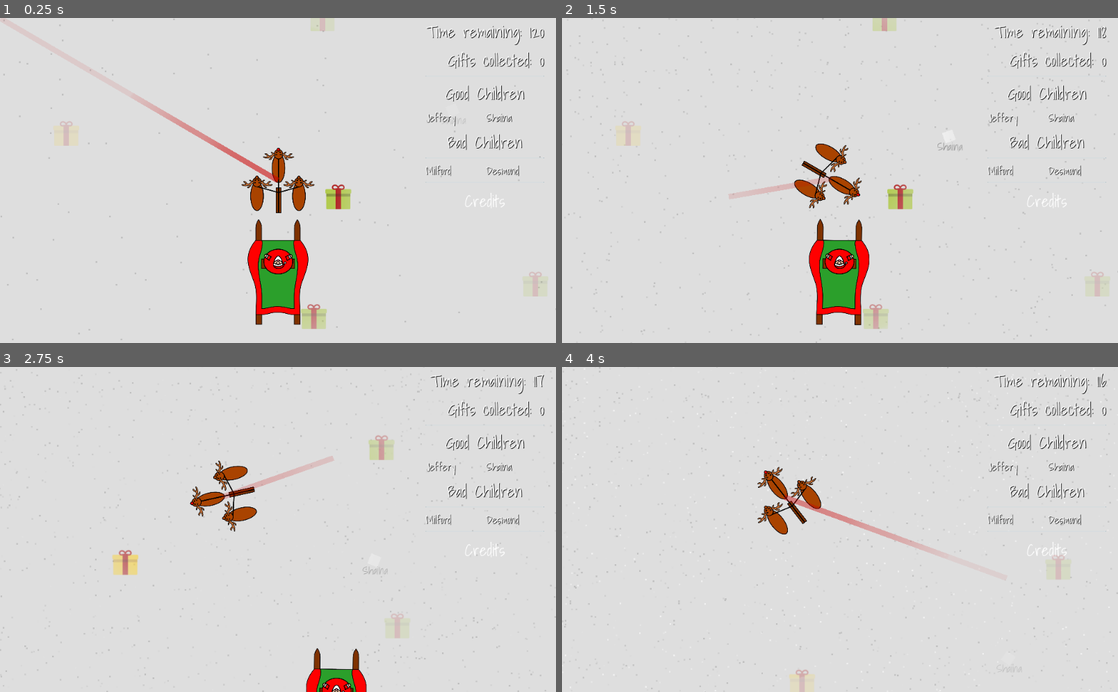
Above: before the commit, frames 1-4 (two rows, left to right).
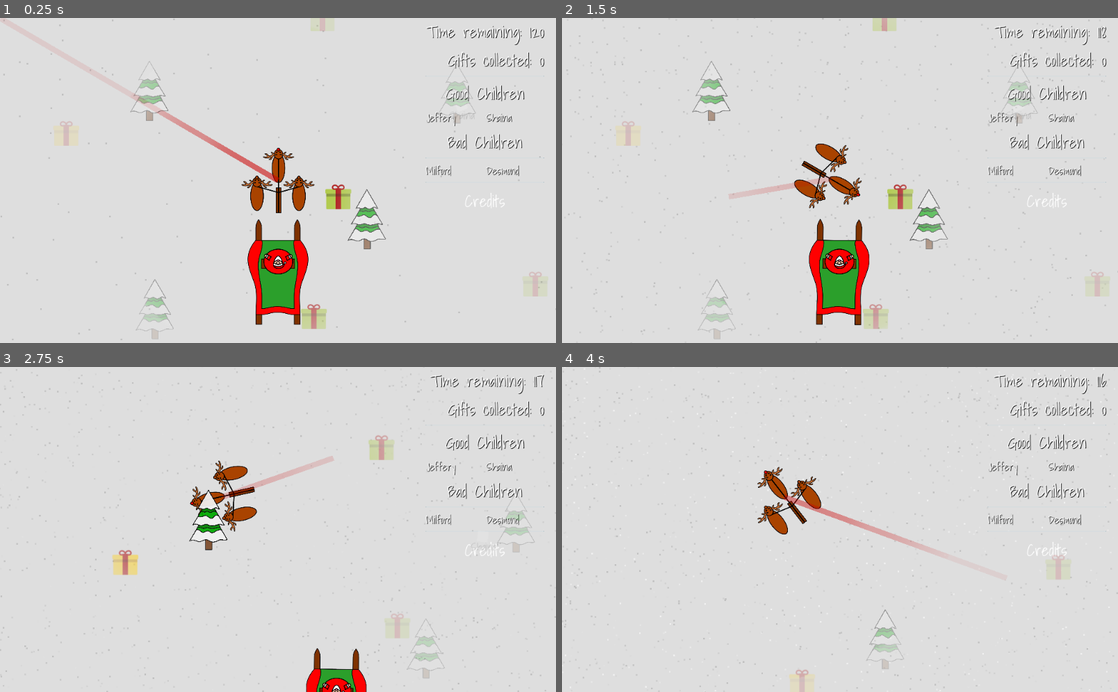
Above: after the commit, the same moments.

Repository: GameDrivenDesign/SebastHolyWandarousChristmasGame
Game: Godot game, scene res://scenes/world/world.tscn
The game is run twice, just before and just after one commit, with the same random seed, the same clock (stepped at 60 frames per second) and the same inputs.
Inputs (mouse positions are in pixels of both pictures, inside the frame that each line leads up to):
- Up to frame 1 (0.25 s): no input
- Up to frame 2 (1.5 s): move the mouse to (962, 164) at 0.52 s; hold Right (right) 0.53-1.28 s; hold Right mouse button (coal_projectile) 0.53-1.28 s; move the mouse to (728, 196) at 1.27 s; hold Down (down) from 1.28 s (still down); tap Ctrl (coal_projectile_full_auto_modifier) at 1.35 s
- Up to frame 3 (2.75 s): move the mouse to (333, 458) at 2.02 s; release Down (down) at 2.03 s; hold Right (right) from 2.03 s (still down); click (333, 458) at 2.1 s
- Up to frame 4 (4 s): move the mouse to (812, 594) at 2.77 s; release Right (right) at 2.78 s; hold Up (up) 2.78-3.53 s; right-click (812, 594) at 2.85 s; move the mouse to (1006, 578) at 3.52 s; hold Left (left) from 3.53 s (still down); hold Ctrl (coal_projectile_full_auto_modifier) from 3.53 s (still down)

The runs differ from the first frame. In frame 1, 1.0% of the frame differs, in the area x 23-86%, y 13-99%; in frame 2, 1.1%; in frame 3, 0.9%; in frame 4, 0.3%.

Commit message:
added some trees

Diff:
--- /dev/null
+++ b/scenes/tree/snow_covered_tree.svg
@@ -0,0 +1,141 @@
+<?xml version="1.0" encoding="UTF-8" standalone="no"?>
+<!-- Created with Inkscape (http://www.inkscape.org/) -->
+
+<svg
+   xmlns:dc="http://purl.org/dc/elements/1.1/"
+   xmlns:cc="http://creativecommons.org/ns#"
+   xmlns:rdf="http://www.w3.org/1999/02/22-rdf-syntax-ns#"
+   xmlns:svg="http://www.w3.org/2000/svg"
+   xmlns="http://www.w3.org/2000/svg"
+   xmlns:sodipodi="http://sodipodi.sourceforge.net/DTD/sodipodi-0.dtd"
+   xmlns:inkscape="http://www.inkscape.org/namespaces/inkscape"
+   width="210mm"
+   height="297mm"
+   viewBox="0 0 210 297"
+   version="1.1"
+   id="svg2280"
+   inkscape:version="0.92.3 (2405546, 2018-03-11)"
+   sodipodi:docname="snow_covered_tree.svg">
+  <defs
+     id="defs2274" />
+  <sodipodi:namedview
+     id="base"
+     pagecolor="#ffffff"
+     bordercolor="#666666"
+     borderopacity="1.0"
+     inkscape:pageopacity="0.0"
+     inkscape:pageshadow="2"
+     inkscape:zoom="0.49497475"
+     inkscape:cx="-365.19898"
+     inkscape:cy="664.83982"
+     inkscape:document-units="mm"
+     inkscape:current-layer="layer1"
+     showgrid="false"
+     inkscape:window-width="1920"
+     inkscape:window-height="1046"
+     inkscape:window-x="-11"
+     inkscape:window-y="-11"
+     inkscape:window-maximized="1" />
+  <metadata
+     id="metadata2277">
+    <rdf:RDF>
+      <cc:Work
+         rdf:about="">
+        <dc:format>image/svg+xml</dc:format>
+        <dc:type
+           rdf:resource="http://purl.org/dc/dcmitype/StillImage" />
+        <dc:title></dc:title>
+      </cc:Work>
+    </rdf:RDF>
+  </metadata>
+  <g
+     inkscape:label="Ebene 1"
+     inkscape:groupmode="layer"
+     id="layer1">
+    <g
+       id="g3524"
+       transform="matrix(3.3157271,0,0,3.3157271,-253.00446,-443.55183)">
+      <rect
+         y="202.22429"
+         x="103.93921"
+         height="20.236118"
+         width="9.4117022"
+         id="rect2825"
+         style="fill:#784421;fill-opacity:1;stroke:#000000;stroke-width:0.94273067;stroke-linecap:round;stroke-linejoin:bevel;stroke-miterlimit:4;stroke-dasharray:none;stroke-opacity:1" />
+      <path
+         inkscape:transform-center-y="-7.7508185"
+         inkscape:transform-center-x="-0.036150398"
+         d="m 135.77292,207.73198 -26.95807,0.0626 -26.958067,0.0626 13.424808,-23.37768 13.424809,-23.37768 13.53326,23.31506 z"
+         inkscape:randomized="0"
+         inkscape:rounded="0"
+         inkscape:flatsided="false"
+         sodipodi:arg2="1.5684736"
+         sodipodi:arg1="0.52127604"
+         sodipodi:r2="15.564291"
+         sodipodi:r1="31.128582"
+         sodipodi:cy="192.23035"
+         sodipodi:cx="108.7787"
+         sodipodi:sides="3"
+         id="path2827"
+         style="fill:#00aa00;fill-opacity:1;stroke:#000000;stroke-width:1;stroke-linecap:round;stroke-linejoin:bevel;stroke-miterlimit:4;stroke-dasharray:none;stroke-opacity:1"
+         sodipodi:type="star" />
+      <path
+         inkscape:transform-center-y="-6.3390752"
+         inkscape:transform-center-x="-0.029569043"
+         d="m 130.38162,184.90322 -22.0479,0.0512 -22.047904,0.0512 10.979601,-19.11965 10.979603,-19.11965 11.0683,19.06844 z"
+         inkscape:randomized="0"
+         inkscape:rounded="0"
+         inkscape:flatsided="false"
+         sodipodi:arg2="1.5684736"
+         sodipodi:arg1="0.52127604"
+         sodipodi:r2="12.729399"
+         sodipodi:r1="25.458796"
+         sodipodi:cy="172.22507"
+         sodipodi:cx="108.30415"
+         sodipodi:sides="3"
+         id="path2827-2"
+         style="fill:#00aa00;fill-opacity:1;stroke:#000000;stroke-width:1;stroke-linecap:round;stroke-linejoin:bevel;stroke-miterlimit:4;stroke-dasharray:none;stroke-opacity:1"
+         sodipodi:type="star" />
+      <path
+         sodipodi:nodetypes="cccsccc"
+         inkscape:connector-curvature="0"
+         id="path2827-2-1-8-5"
+         d="m 120.09631,167.05019 c -2.55943,-0.27451 -1.99452,-1.48132 -4.40857,-1.36805 -1.29812,0.0655 -3.30804,3.34357 -7.29861,1.3139 -2.2127,-2.01219 -3.70752,0.0275 -5.14725,0.31154 -1.74338,0.34393 -3.738886,-2.00059 -6.449977,-0.36518 l 11.506387,-20.17606 z"
+         inkscape:transform-center-y="-4.8031754"
+         inkscape:transform-center-x="-0.022389822"
+         style="fill:#008000;fill-opacity:1;stroke:#000000;stroke-width:1;stroke-linecap:round;stroke-linejoin:round;stroke-miterlimit:4;stroke-dasharray:none;stroke-opacity:1" />
+      <path
+         sodipodi:nodetypes="cccsccc"
+         inkscape:connector-curvature="0"
+         id="path2827-2-1-8"
+         d="m 124.33909,162.71829 c -3.49451,-0.3748 -2.72321,-2.02252 -6.01922,-1.86786 -1.77238,0.0894 -4.51661,4.56512 -9.96511,1.79392 -3.02109,-2.74732 -5.06203,0.0375 -7.02775,0.42535 -2.38032,0.4696 -5.104868,-2.73148 -8.806443,-0.49858 l 15.710173,-27.54725 z"
+         inkscape:transform-center-y="-6.5579845"
+         inkscape:transform-center-x="-0.030573824"
+         style="fill:#f2f2f2;fill-opacity:1;stroke:#000000;stroke-width:1;stroke-linecap:round;stroke-linejoin:round;stroke-miterlimit:4;stroke-dasharray:none;stroke-opacity:1" />
+      <path
+         sodipodi:nodetypes="cscsccsscc"
+         inkscape:connector-curvature="0"
+         id="path2827-2-1-8-6-8"
+         d="m 125.94291,190.56217 c -1.91464,-0.98262 -2.87312,-0.57629 -4.65947,-0.40428 -2.01189,0.19372 -6.63623,2.57554 -11.68491,0.60573 -3.42948,-1.77333 -5.74631,0.22788 -7.97777,0.48286 -2.736356,0.31267 -5.794942,-3.10074 -9.996889,-0.56599 l 6.191496,-10.13554 c 1.197763,1.59631 4.615613,0.9839 6.922133,-0.52373 2.97363,-1.94368 6.93478,5.55241 10.01497,2.32829 1.79822,-1.88227 3.81829,-4.75485 6.98679,-1.25481 z"
+         inkscape:transform-center-y="-7.4444869"
+         inkscape:transform-center-x="-0.034708226"
+         style="fill:#008000;fill-opacity:1;stroke:#000000;stroke-width:1;stroke-linecap:round;stroke-linejoin:round;stroke-miterlimit:4;stroke-dasharray:none;stroke-opacity:1" />
+      <path
+         sodipodi:nodetypes="cscsccsscc"
+         inkscape:connector-curvature="0"
+         id="path2827-2-1-8-6"
+         d="m 131.52023,186.38299 c -5.52357,-0.0255 -1.84308,-1.1592 -8.2724,-0.88314 -2.58582,0.11103 -8.49787,3.29805 -14.96283,0.77566 -4.39153,-2.27081 -7.35829,0.29179 -10.215719,0.6183 -3.503981,0.4004 -7.420586,-3.97056 -12.801284,-0.72476 l 7.928363,-12.97879 c 1.533774,2.0441 5.910412,1.25988 8.86397,-0.67068 3.80782,-2.48892 8.88016,7.11002 12.82441,2.98144 2.30268,-2.41029 4.88942,-6.0887 8.94677,-1.60682 z"
+         inkscape:transform-center-y="-9.5328538"
+         inkscape:transform-center-x="-0.044441217"
+         style="fill:#f2f2f2;fill-opacity:1;stroke:#000000;stroke-width:1;stroke-linecap:round;stroke-linejoin:round;stroke-miterlimit:4;stroke-dasharray:none;stroke-opacity:1" />
+      <path
+         sodipodi:nodetypes="cccsccssscc"
+         inkscape:connector-curvature="0"
+         id="path2827-2-1-8-6-2"
+         d="m 135.77292,207.73198 c -4.25378,1.26642 -7.03222,-0.22458 -11.05845,0.30364 -3.41318,1.48079 -9.66092,6.30691 -16.66412,0.63425 -5.19592,-2.68675 -9.084081,1.76265 -12.464899,2.14897 -4.1458,0.47374 -8.779803,-4.69785 -15.146079,-0.85752 l 10.042052,-16.67901 c 4.18274,-2.12493 7.799512,5.3321 10.771046,3.83669 1.65522,-0.83298 3.91566,-1.83425 5.50426,-1.9992 3.61027,-0.37487 4.5076,3.89663 8.72424,2.21946 3.36251,-1.33744 7.78229,-5.7063 12.32478,-3.24188 z"
+         inkscape:transform-center-y="-11.278973"
+         inkscape:transform-center-x="-0.052582486"
+         style="fill:#f2f2f2;fill-opacity:1;stroke:#000000;stroke-width:1;stroke-linecap:round;stroke-linejoin:round;stroke-miterlimit:4;stroke-dasharray:none;stroke-opacity:1" />
+    </g>
+  </g>
+</svg>
--- /dev/null
+++ b/scenes/tree/tree.tscn
@@ -0,0 +1,31 @@
+[gd_scene load_steps=3 format=2]
+
+[ext_resource path="res://scenes/tree/snow_covered_tree.svg" type="Texture" id=1]
+
+[sub_resource type="RectangleShape2D" id=1]
+
+custom_solver_bias = 0.0
+extents = Vector2( 10, 6.64359 )
+
+[node name="StaticBody2D" type="StaticBody2D"]
+
+input_pickable = false
+collision_layer = 1
+collision_mask = 1
+constant_linear_velocity = Vector2( 0, 0 )
+constant_angular_velocity = 0.0
+friction = 1.0
+bounce = 0.0
+
+[node name="Sprite" type="Sprite" parent="." index="0"]
+
+scale = Vector2( 0.1, 0.1 )
+texture = ExtResource( 1 )
+_sections_unfolded = [ "Animation", "Offset", "Region", "Transform", "Visibility" ]
+
+[node name="CollisionShape2D" type="CollisionShape2D" parent="." index="1"]
+
+position = Vector2( 0.469102, 45.3683 )
+scale = Vector2( 0.982386, 1.56913 )
+shape = SubResource( 1 )
+_sections_unfolded = [ "Transform", "Visibility" ]
--- a/scenes/world/snow_covered_tree.svg
+++ /dev/null
@@ -1,137 +0,0 @@
-<?xml version="1.0" encoding="UTF-8" standalone="no"?>
-<!-- Created with Inkscape (http://www.inkscape.org/) -->
-
-<svg
-   xmlns:dc="http://purl.org/dc/elements/1.1/"
-   xmlns:cc="http://creativecommons.org/ns#"
-   xmlns:rdf="http://www.w3.org/1999/02/22-rdf-syntax-ns#"
-   xmlns:svg="http://www.w3.org/2000/svg"
-   xmlns="http://www.w3.org/2000/svg"
-   xmlns:sodipodi="http://sodipodi.sourceforge.net/DTD/sodipodi-0.dtd"
-   xmlns:inkscape="http://www.inkscape.org/namespaces/inkscape"
-   width="210mm"
-   height="297mm"
-   viewBox="0 0 210 297"
-   version="1.1"
-   id="svg2280"
-   inkscape:version="0.92.3 (2405546, 2018-03-11)"
-   sodipodi:docname="snow_covered_tree.svg">
-  <defs
-     id="defs2274" />
-  <sodipodi:namedview
-     id="base"
-     pagecolor="#ffffff"
-     bordercolor="#666666"
-     borderopacity="1.0"
-     inkscape:pageopacity="0.0"
-     inkscape:pageshadow="2"
-     inkscape:zoom="1.979899"
-     inkscape:cx="352.8857"
-     inkscape:cy="451.34776"
-     inkscape:document-units="mm"
-     inkscape:current-layer="layer1"
-     showgrid="false"
-     inkscape:window-width="1920"
-     inkscape:window-height="1046"
-     inkscape:window-x="-11"
-     inkscape:window-y="-11"
-     inkscape:window-maximized="1" />
-  <metadata
-     id="metadata2277">
-    <rdf:RDF>
-      <cc:Work
-         rdf:about="">
-        <dc:format>image/svg+xml</dc:format>
-        <dc:type
-           rdf:resource="http://purl.org/dc/dcmitype/StillImage" />
-        <dc:title></dc:title>
-      </cc:Work>
-    </rdf:RDF>
-  </metadata>
-  <g
-     inkscape:label="Ebene 1"
-     inkscape:groupmode="layer"
-     id="layer1">
-    <rect
-       style="fill:#784421;fill-opacity:1;stroke:#000000;stroke-width:0.94273067;stroke-linecap:round;stroke-linejoin:bevel;stroke-miterlimit:4;stroke-dasharray:none;stroke-opacity:1"
-       id="rect2825"
-       width="9.4117022"
-       height="20.236118"
-       x="103.93921"
-       y="202.22429" />
-    <path
-       sodipodi:type="star"
-       style="fill:#00aa00;fill-opacity:1;stroke:#000000;stroke-width:1;stroke-linecap:round;stroke-linejoin:bevel;stroke-miterlimit:4;stroke-dasharray:none;stroke-opacity:1"
-       id="path2827"
-       sodipodi:sides="3"
-       sodipodi:cx="108.7787"
-       sodipodi:cy="192.23034"
-       sodipodi:r1="31.128582"
-       sodipodi:r2="15.564291"
-       sodipodi:arg1="0.52127604"
-       sodipodi:arg2="1.5684736"
-       inkscape:flatsided="false"
-       inkscape:rounded="0"
-       inkscape:randomized="0"
-       d="m 135.77292,207.73198 -26.95807,0.0626 -26.958067,0.0626 13.424808,-23.37768 13.424809,-23.37768 13.53326,23.31506 z"
-       inkscape:transform-center-x="-0.036150398"
-       inkscape:transform-center-y="-7.7508185" />
-    <path
-       sodipodi:type="star"
-       style="fill:#00aa00;fill-opacity:1;stroke:#000000;stroke-width:1;stroke-linecap:round;stroke-linejoin:bevel;stroke-miterlimit:4;stroke-dasharray:none;stroke-opacity:1"
-       id="path2827-2"
-       sodipodi:sides="3"
-       sodipodi:cx="108.30415"
-       sodipodi:cy="172.22507"
-       sodipodi:r1="25.458796"
-       sodipodi:r2="12.729399"
-       sodipodi:arg1="0.52127604"
-       sodipodi:arg2="1.5684736"
-       inkscape:flatsided="false"
-       inkscape:rounded="0"
-       inkscape:randomized="0"
-       d="m 130.38162,184.90322 -22.0479,0.0512 -22.047904,0.0512 10.979601,-19.11965 10.979603,-19.11965 11.0683,19.06844 z"
-       inkscape:transform-center-x="-0.029569043"
-       inkscape:transform-center-y="-6.3390752" />
-    <path
-       style="fill:#008000;fill-opacity:1;stroke:#000000;stroke-width:1;stroke-linecap:round;stroke-linejoin:round;stroke-miterlimit:4;stroke-dasharray:none;stroke-opacity:1"
-       inkscape:transform-center-x="-0.022389822"
-       inkscape:transform-center-y="-4.8031754"
-       d="m 120.09631,167.05019 c -2.55943,-0.27451 -1.99452,-1.48132 -4.40857,-1.36805 -1.29812,0.0655 -3.30804,3.34357 -7.29861,1.3139 -2.2127,-2.01219 -3.70752,0.0275 -5.14725,0.31154 -1.74338,0.34393 -3.738886,-2.00059 -6.449977,-0.36518 l 11.506387,-20.17606 z"
-       id="path2827-2-1-8-5"
-       inkscape:connector-curvature="0"
-       sodipodi:nodetypes="cccsccc" />
-    <path
-       style="fill:#f2f2f2;fill-opacity:1;stroke:#000000;stroke-width:1;stroke-linecap:round;stroke-linejoin:round;stroke-miterlimit:4;stroke-dasharray:none;stroke-opacity:1"
-       inkscape:transform-center-x="-0.030573824"
-       inkscape:transform-center-y="-6.5579845"
-       d="m 124.33909,162.71829 c -3.49451,-0.3748 -2.72321,-2.02252 -6.01922,-1.86786 -1.77238,0.0894 -4.51661,4.56512 -9.96511,1.79392 -3.02109,-2.74732 -5.06203,0.0375 -7.02775,0.42535 -2.38032,0.4696 -5.104868,-2.73148 -8.806443,-0.49858 l 15.710173,-27.54725 z"
-       id="path2827-2-1-8"
-       inkscape:connector-curvature="0"
-       sodipodi:nodetypes="cccsccc" />
-    <path
-       style="fill:#008000;fill-opacity:1;stroke:#000000;stroke-width:1;stroke-linecap:round;stroke-linejoin:round;stroke-miterlimit:4;stroke-dasharray:none;stroke-opacity:1"
-       inkscape:transform-center-x="-0.034708226"
-       inkscape:transform-center-y="-7.4444869"
-       d="m 125.94291,190.56217 c -1.91464,-0.98262 -2.87312,-0.57629 -4.65947,-0.40428 -2.01189,0.19372 -6.63623,2.57554 -11.68491,0.60573 -3.42948,-1.77333 -5.74631,0.22788 -7.97777,0.48286 -2.736356,0.31267 -5.794942,-3.10074 -9.996889,-0.56599 l 6.191496,-10.13554 c 1.197763,1.59631 4.615613,0.9839 6.922133,-0.52373 2.97363,-1.94368 6.93478,5.55241 10.01497,2.32829 1.79822,-1.88227 3.81829,-4.75485 6.98679,-1.25481 z"
-       id="path2827-2-1-8-6-8"
-       inkscape:connector-curvature="0"
-       sodipodi:nodetypes="cscsccsscc" />
-    <path
-       style="fill:#f2f2f2;fill-opacity:1;stroke:#000000;stroke-width:1;stroke-linecap:round;stroke-linejoin:round;stroke-miterlimit:4;stroke-dasharray:none;stroke-opacity:1"
-       inkscape:transform-center-x="-0.044441217"
-       inkscape:transform-center-y="-9.5328538"
-       d="m 131.52023,186.38299 c -5.52357,-0.0255 -1.84308,-1.1592 -8.2724,-0.88314 -2.58582,0.11103 -8.49787,3.29805 -14.96283,0.77566 -4.39153,-2.27081 -7.35829,0.29179 -10.215719,0.6183 -3.503981,0.4004 -7.420586,-3.97056 -12.801284,-0.72476 l 7.928363,-12.97879 c 1.533774,2.0441 5.910412,1.25988 8.86397,-0.67068 3.80782,-2.48892 8.88016,7.11002 12.82441,2.98144 2.30268,-2.41029 4.88942,-6.0887 8.94677,-1.60682 z"
-       id="path2827-2-1-8-6"
-       inkscape:connector-curvature="0"
-       sodipodi:nodetypes="cscsccsscc" />
-    <path
-       style="fill:#f2f2f2;fill-opacity:1;stroke:#000000;stroke-width:1;stroke-linecap:round;stroke-linejoin:round;stroke-miterlimit:4;stroke-dasharray:none;stroke-opacity:1"
-       inkscape:transform-center-x="-0.052582486"
-       inkscape:transform-center-y="-11.278973"
-       d="m 135.77292,207.73198 c -4.25378,1.26642 -7.03222,-0.22458 -11.05845,0.30364 -3.41318,1.48079 -9.66092,6.30691 -16.66412,0.63425 -5.19592,-2.68675 -9.084081,1.76265 -12.464899,2.14897 -4.1458,0.47374 -8.779803,-4.69785 -15.146079,-0.85752 l 10.042052,-16.67901 c 4.18274,-2.12493 7.799512,5.3321 10.771046,3.83669 1.65522,-0.83298 3.91566,-1.83425 5.50426,-1.9992 3.61027,-0.37487 4.5076,3.89663 8.72424,2.21946 3.36251,-1.33744 7.78229,-5.7063 12.32478,-3.24188 z"
-       id="path2827-2-1-8-6-2"
-       inkscape:connector-curvature="0"
-       sodipodi:nodetypes="cccsccssscc" />
-  </g>
-</svg>
--- a/scenes/world/world.tscn
+++ b/scenes/world/world.tscn
@@ -7,6 +7,7 @@
 [ext_resource path="res://scenes/player/player.tscn" type="PackedScene" id=5]
 [ext_resource path="res://scenes/gift/gift.tscn" type="PackedScene" id=6]
 [ext_resource path="res://scenes/dumb_kid/dumb_kid.tscn" type="PackedScene" id=7]
+[ext_resource path="res://scenes/tree/tree.tscn" type="PackedScene" id=8]
 
 [node name="map" type="Node2D" index="0"]
 
@@ -78,8 +79,6 @@
 
 [node name="gifts" type="Node" parent="." index="2"]
 
-editor/display_folded = true
-
 [node name="gift" parent="gifts" index="0" instance=ExtResource( 6 )]
 
 position = Vector2( 311, 230 )
@@ -118,4 +117,30 @@
 
 position = Vector2( 538.931, 62.9573 )
 
+[node name="trees" type="Node" parent="." index="4"]
+
+[node name="tree1" parent="trees" index="0" instance=ExtResource( 8 )]
+
+position = Vector2( 363.269, 271.321 )
+
+[node name="tree2" parent="trees" index="1" instance=ExtResource( 8 )]
+
+position = Vector2( 529.076, 39.0636 )
+
+[node name="tree3" parent="trees" index="2" instance=ExtResource( 8 )]
+
+position = Vector2( 756.685, 250.218 )
+
+[node name="tree4" parent="trees" index="3" instance=ExtResource( 8 )]
+
+position = Vector2( 961.683, 621.024 )
+
+[node name="tree5" parent="trees" index="4" instance=ExtResource( 8 )]
+
+position = Vector2( -27.132, 437.128 )
+
+[node name="tree6" parent="trees" index="5" instance=ExtResource( 8 )]
+
+position = Vector2( -37.2021, 34.3233 )
+
 [connection signal="gift_count_changed" from="player" to="ParallaxBackground/ParallaxLayer/hud" method="update_gift_count"]
Not shown, changed: scenes/tree/snow_covered_tree.svg.import
Not shown: 1 places in scenes/world/world.tscn that only renumber resources
